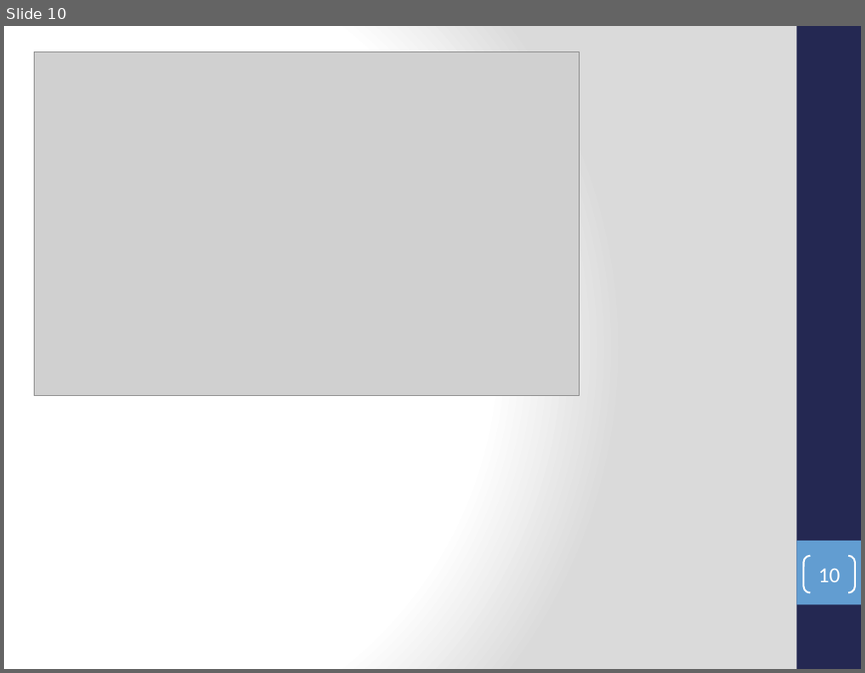
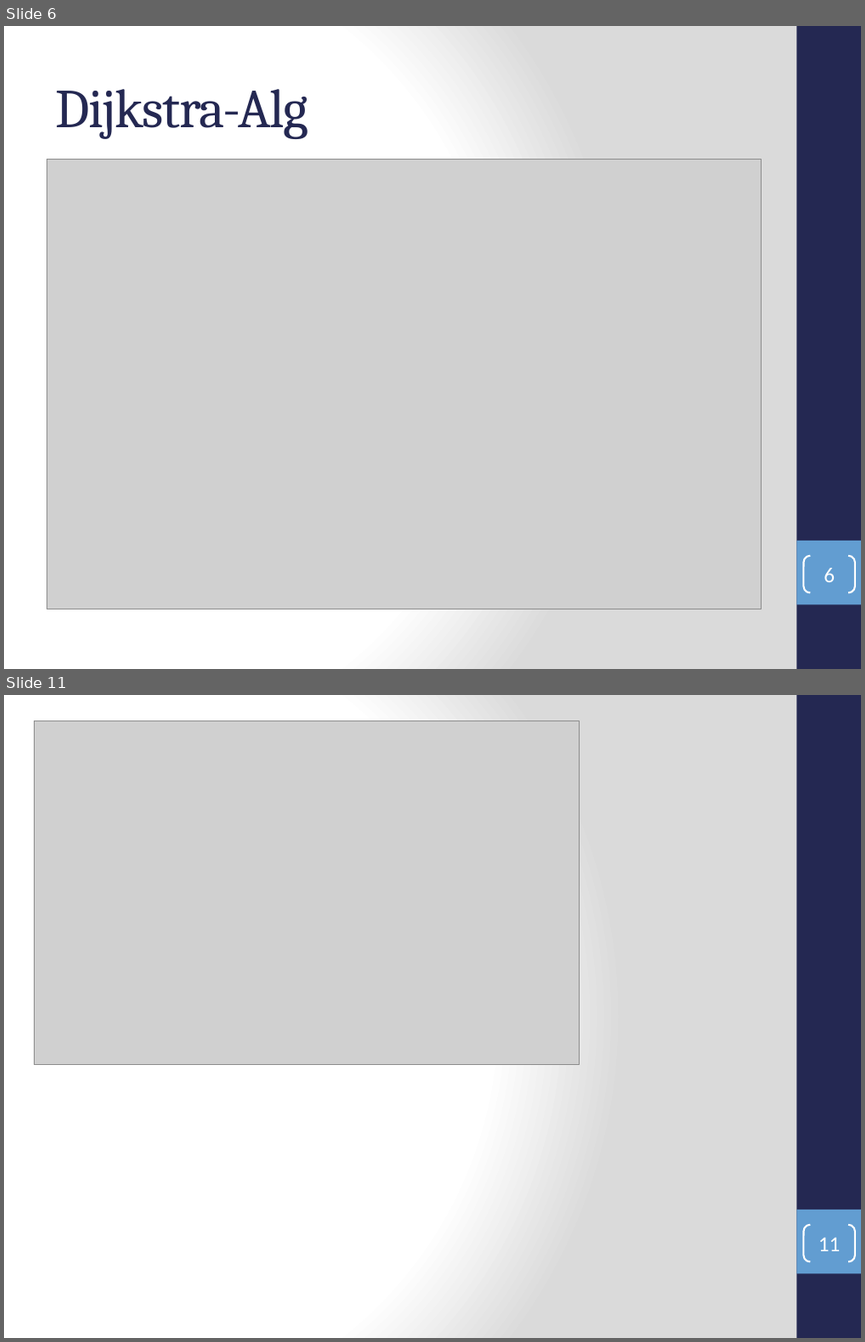
Before and after one commit to Victordh/VliegFruit, a slide deck: Presentaties/week-3/Presentatie3.pptx. Shown one above the other, each under a label of ours: slide 10 before the commit, slides 6 and 11 after it; the slides between them are not shown. The pictures are 865x673 and 865x1342 pixels, drawn with LibreOffice and Linux fonts; fonts in the diff are those of the drawing; grey boxes stand for pictures. Boxes give left, top, right and bottom in pixels: in the first picture for what was removed or moved away, otherwise in the second. Text is boxed around its words. In the diff, an @@ line names an element or a change of style, - is before the commit and + after.

```diff
--- a/Presentaties/week-3/Presentatie3.pptx
+++ b/Presentaties/week-3/Presentatie3.pptx
@@ slide 6 added at (4, 26, 861, 669), background gradient #FFFFFF to #DADADA; not listed: 2 template elements that a slide beside it also shows @@
@@ title added at (55, 89, 308, 139), 46 pt, text #242852 @@
+Dijkstra-Alg
@@ picture added at (46, 159, 760, 608) @@
@@ page number added at (803, 556, 855, 592), outline #FFFFFF 1.5 pt, 18 pt, text #FFFFFF @@
+6
@@ what was slide 10 is now slide 11 @@
@@ page number at (818, 1237, 840, 1251): text changed @@
-10
+11
```
Also in this commit, not shown: 1 slide changed, 3 other slides added, 3 slides removed, 1 other file.
